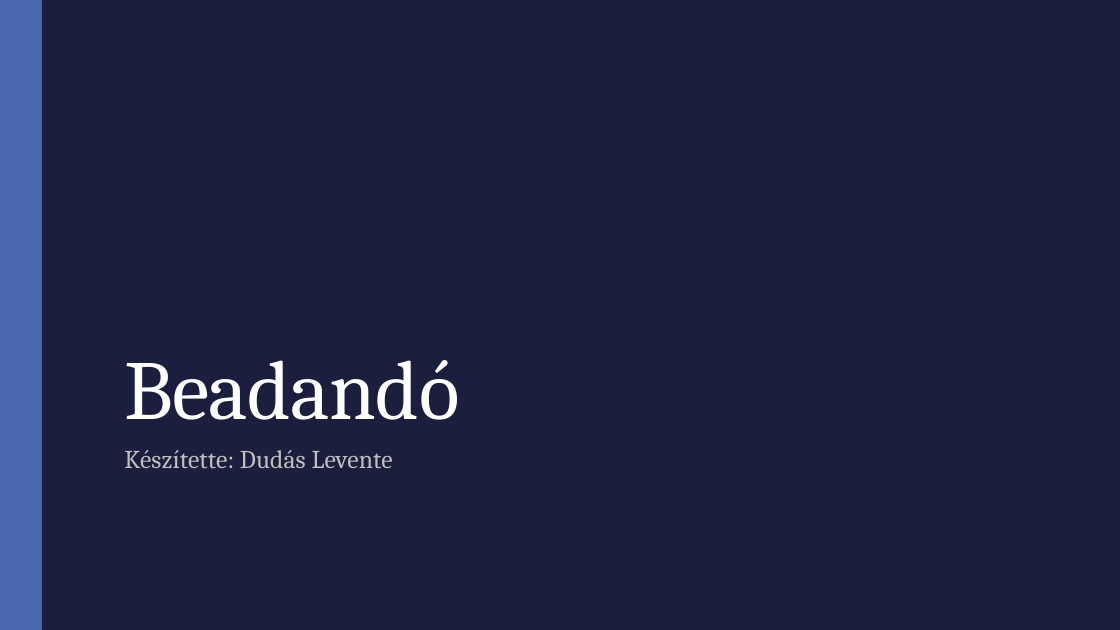
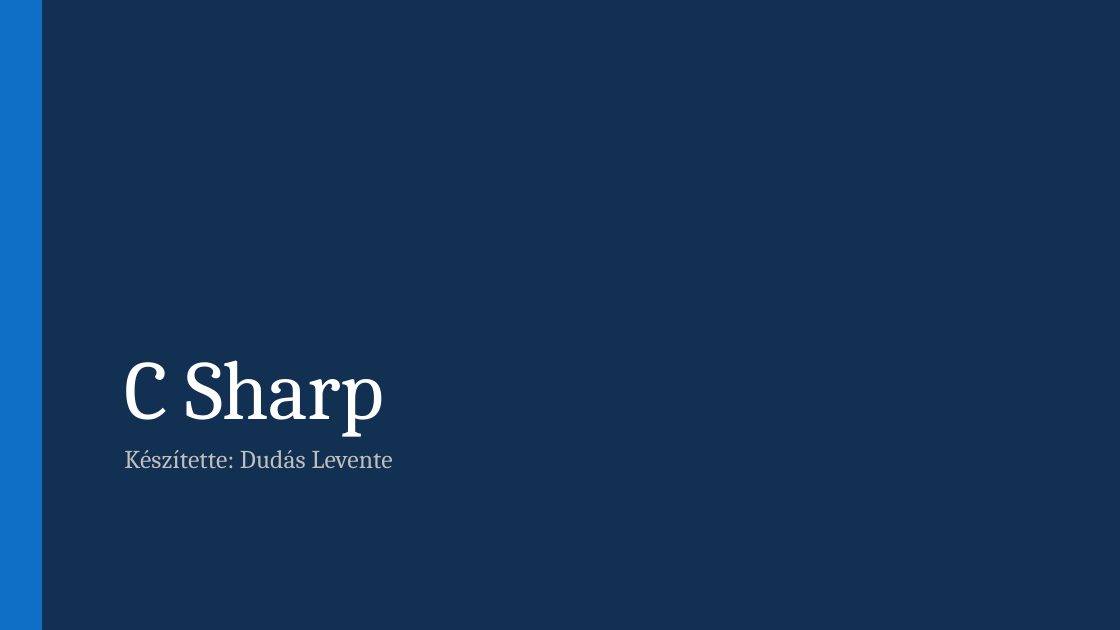
Before and after one commit to dudaslevente/Paprika, a slide deck: slide 1 of Beadandó.pptx. Drawn at 1120x630 pixels with LibreOffice and Linux fonts; fonts in the diff are those of the drawing. Boxes give left, top, right and bottom in pixels: in the first picture for what was removed or moved away, otherwise in the second. Text is boxed around its words. In the diff, an @@ line names an element or a change of style, - is before the commit and + after.

```diff
--- a/Beadandó.pptx
+++ b/Beadandó.pptx
@@ background #1B1E3E to #113052 @@
@@ rectangle at box(0, 0, 42, 630): fill #4A66AC to #0F6FC6 @@
@@ title removed at box(124, 360, 459, 420) @@
-Beadandó
@@ title added at box(124, 360, 384, 437), 72 pt, text #FFFFFF @@
+C Sharp
```
Also in this commit, not shown: 1 other slide changed, 10 slides added, 10 slides removed.
